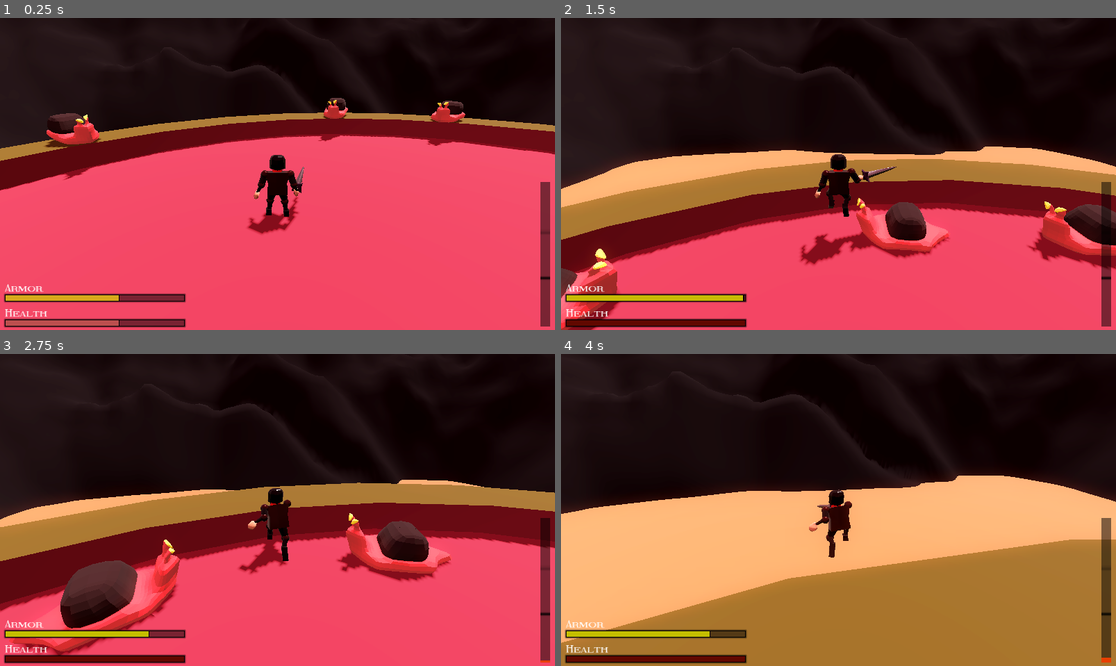
Above: before the commit, frames 1-4 (two rows, left to right).
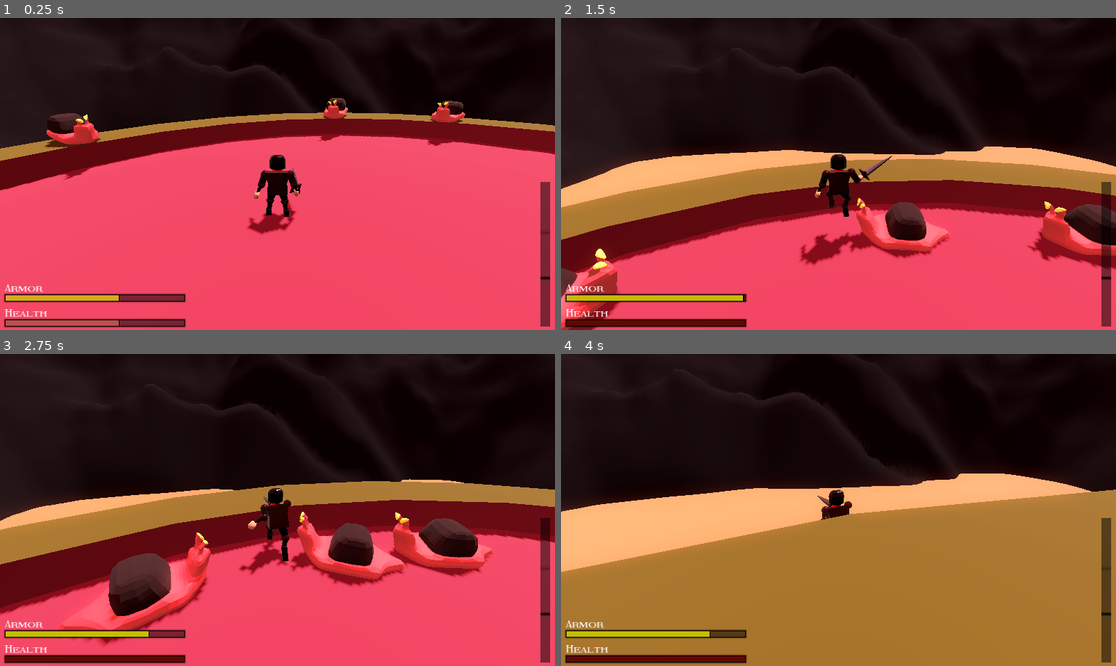
Above: after the commit, the same moments.

Repository: Amandella27/Godot-game-jam-68-forge
Game: Godot game, scene res://Scenes/main.tscn
The game is run twice, just before and just after one commit, with the same random seed, the same clock (stepped at 60 frames per second) and the same inputs.
Inputs (mouse positions are in pixels of both pictures, inside the frame that each line leads up to):
- Up to frame 1 (0.25 s): no input
- Up to frame 2 (1.5 s): move the mouse to (866, 174) at 0.52 s; press the mouse at (866, 174) at 0.53 s; hold W (forward) from 0.53 s (still down); tap Space (jump) at 0.77 s; move the mouse to (810, 174) at 1.27 s; release the mouse at (810, 174) at 1.28 s; click (810, 174) at 1.35 s
- Up to frame 3 (2.75 s): keep holding W (forward); tap Space (jump) at 1.52 s; move the mouse to (288, 503) at 2.02 s; hold E (use) from 2.03 s (still down); click (288, 503) at 2.3 s
- Up to frame 4 (4 s): keep holding W (forward); move the mouse to (832, 516) at 2.77 s; release E (use) at 2.78 s; click (832, 516) at 2.85 s; tap Space (jump) at 3.02, 3.77 s; move the mouse to (877, 513) at 3.52 s; press the mouse at (877, 513) at 3.53 s

The runs differ from the first frame. In frame 1, 0.1% of the frame differs, in the area x 51-55%, y 47-65%; in frame 2, 0.2%; in frame 3, 13%; in frame 4, 18%, in the area x 0-100%, y 12-99%.

Commit message:
Fixed sword upgrade mechanic

Diff:
--- a/Scenes/main.tscn
+++ b/Scenes/main.tscn
@@ -68,6 +68,9 @@
 [node name="anvil" parent="World" instance=ExtResource("2_ywpje")]
 transform = Transform3D(0.5, 0, 0, 0, 0.5, 0, 0, 0, 0.5, 0, 0.694497, 0.0781487)
 
+[node name="volcanopit" parent="World" instance=ExtResource("5_bqjfq")]
+transform = Transform3D(6, 0, 0, 0, 6, 0, 0, 0, 6, 0, -15.2761, 0)
+
 [node name="EnemySpawner" parent="." instance=ExtResource("3_8sp4a")]
 transform = Transform3D(1, 0, 0, 0, 1, 0, 0, 0, 1, -0.00443745, 0, -0.01438)
 spawnerOn = true
@@ -79,8 +82,5 @@
 
 [node name="HUD" parent="UIElements" instance=ExtResource("5_xun1b")]
 
-[node name="volcanopit" parent="." instance=ExtResource("5_bqjfq")]
-transform = Transform3D(6, 0, 0, 0, 6, 0, 0, 0, 6, 0, -15.2761, 0)
-
 [connection signal="leftAnvil" from="World/anvil" to="." method="_on_anvil_left_anvil"]
 [connection signal="nearAnvil" from="World/anvil" to="." method="_on_anvil_near_anvil"]
--- a/Scenes/player.tscn
+++ b/Scenes/player.tscn
@@ -688,16 +688,16 @@
 transform = Transform3D(-1, 0, -8.74228e-08, 0, 1, 0, 8.74228e-08, 0, -1, 0, 0, 0)
 bones/0/rotation = Quaternion(-0.248614, 0.0140236, 0.0294315, 0.968054)
 bones/0/scale = Vector3(1, 1, 1)
-bones/1/position = Vector3(0.011025, 0.290089, -0.0361943)
+bones/1/position = Vector3(0.0151456, 0.362157, 0.00353434)
 bones/1/rotation = Quaternion(0.286625, -0.0153368, -0.0281841, 0.957505)
-bones/2/rotation = Quaternion(0.125546, -0.000123211, -0.000679486, 0.992088)
+bones/2/rotation = Quaternion(0.0565204, -7.58463e-05, -0.000686388, 0.998401)
 bones/2/scale = Vector3(1, 1, 1)
-bones/3/rotation = Quaternion(-0.0864921, -0.184749, 0.955521, -0.212993)
+bones/3/rotation = Quaternion(-0.063072, -0.189041, 0.956858, -0.211445)
 bones/3/scale = Vector3(1, 1, 1)
-bones/4/rotation = Quaternion(0.338548, 0.00708074, 0.0333782, 0.94033)
-bones/6/rotation = Quaternion(0.103148, -0.0941409, 0.964278, 0.225092)
+bones/4/rotation = Quaternion(0.356202, 0.00703097, 0.0351187, 0.933722)
+bones/6/rotation = Quaternion(0.0815206, -0.0998773, 0.966197, 0.223252)
 bones/6/scale = Vector3(1, 1, 1)
-bones/7/rotation = Quaternion(0.282443, -0.00721997, -0.0278472, 0.958853)
+bones/7/rotation = Quaternion(0.303814, -0.00717013, -0.0299542, 0.952234)
 bones/8/scale = Vector3(1, 1, 1)
 bones/9/rotation = Quaternion(-0.0589997, -0.194581, 0.977326, -0.0590795)
 bones/10/rotation = Quaternion(-0.204241, 0.00415017, -0.0750367, 0.976032)
@@ -708,26 +708,27 @@
 bones/14/rotation = Quaternion(0.731685, 0.00250492, -0.0255557, 0.681159)
 bones/15/rotation = Quaternion(-0.0168485, 0.563089, 0.825436, -0.0360752)
 bones/15/scale = Vector3(1, 1, 0.999999)
-bones/16/position = Vector3(0.793629, 0.0133048, -0.148919)
+bones/16/position = Vector3(0.793629, 0.102287, -0.148919)
 bones/17/rotation = Quaternion(-0.143178, 0.692459, -0.692459, 0.143178)
 bones/18/rotation = Quaternion(-0.0617429, 0.704406, 0.704406, -0.0617429)
 bones/19/rotation = Quaternion(0.0434195, 0.621766, 0.78089, 0.041633)
 bones/19/scale = Vector3(1, 1, 1.00001)
-bones/20/position = Vector3(-0.802886, -0.00311469, -0.0350145)
+bones/20/position = Vector3(-0.802886, 0.0858677, -0.0350145)
 bones/20/rotation = Quaternion(0.167142, 0.687069, -0.687069, -0.167142)
 bones/21/rotation = Quaternion(0.143178, 0.692459, -0.692459, -0.143178)
 bones/22/rotation = Quaternion(0.0617429, 0.704406, 0.704406, 0.0617429)
 
 [node name="BoneAttachment3D" type="BoneAttachment3D" parent="dwarf/Armature/Skeleton3D" index="1"]
-transform = Transform3D(-0.977776, -0.141677, -0.15454, 0.0483811, -0.8697, 0.491204, -0.203995, 0.472811, 0.857226, -0.802886, -0.00311592, -0.0350145)
+transform = Transform3D(-0.972274, -0.151623, -0.17803, 0.0369256, -0.851304, 0.523372, -0.230913, 0.502287, 0.833299, -0.802887, 0.08585, -0.0350146)
 bone_name = "Hand.r"
 bone_idx = 8
 
 [node name="Weapon" parent="dwarf/Armature/Skeleton3D/BoneAttachment3D" instance=ExtResource("2_lslkj")]
-transform = Transform3D(1.98579, 0.136751, 0.194811, 0.134081, 0.709802, -1.865, -0.196659, 1.8648, 0.695589, -0.0788525, 0.15603, -0.0669969)
+transform = Transform3D(1.93218, -0.431006, 0.284507, 0.42308, 0.689176, -1.82923, 0.296166, 1.82737, 0.756978, -0.0347286, 0.185941, -0.0758777)
 monitorable = false
 
 [node name="StartingSword" parent="dwarf/Armature/Skeleton3D/BoneAttachment3D/Weapon" instance=ExtResource("8_bd7kl")]
+transform = Transform3D(0.999963, -0.00811988, -0.00292623, 0.00815496, 0.999893, 0.0121474, 0.00282729, -0.0121708, 0.999922, -0.00183296, 0.379413, -0.0186052)
 
 [node name="AnimationPlayer" parent="dwarf" index="1"]
 autoplay = "idleanimation"
--- a/Scenes/sword.tscn
+++ b/Scenes/sword.tscn
@@ -14,4 +14,4 @@
 
 [node name="AttachTip" type="Marker3D" parent="."]
 unique_name_in_owner = true
-transform = Transform3D(1, 0, 0, 0, 1, 0, 0, 0, 1, 0, 0.40423, 0)
+transform = Transform3D(1, 0, 0, 0, 1, 0, 0, 0, 1, 0, 0.244316, 0)
--- a/Scripts/weapon.gd
+++ b/Scripts/weapon.gd
@@ -9,14 +9,11 @@
 
 
 var attachPoint: Vector3
-var arrayOfParts: Array
 
 func _ready():
 
-	arrayOfParts.append(starting_sword)
-	attachPoint	= starting_sword.tipLocation.position
-
-
+	##For some reason I need 1.5 here to offset the first sword
+	attachPoint	= starting_sword.tipLocation.position * 1.5
 
 func _on_area_entered(area):
 	if area.is_in_group("Enemy") and area.has_method("take_damage"):
@@ -29,9 +26,5 @@
 func add_sword():
 	var new_sword = SWORD.instantiate()
 	add_child(new_sword)
-	new_sword.position = attachPoint
-	attachPoint = new_sword.tipLocation.position
-	print(attachPoint)
-	arrayOfParts.append(new_sword)
-	for part in arrayOfParts:
-		attachPoint += part.tipLocation.position
+	new_sword.position = attachPoint + new_sword.tipLocation.position
+	attachPoint = attachPoint + new_sword.tipLocation.position
